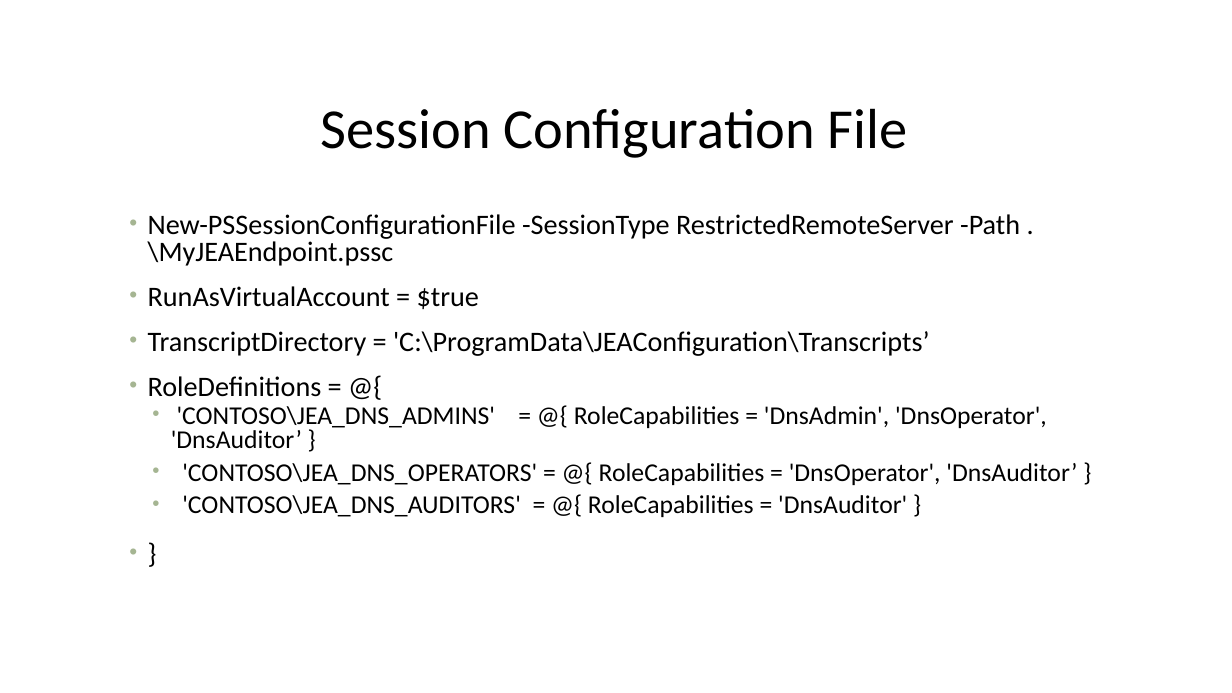
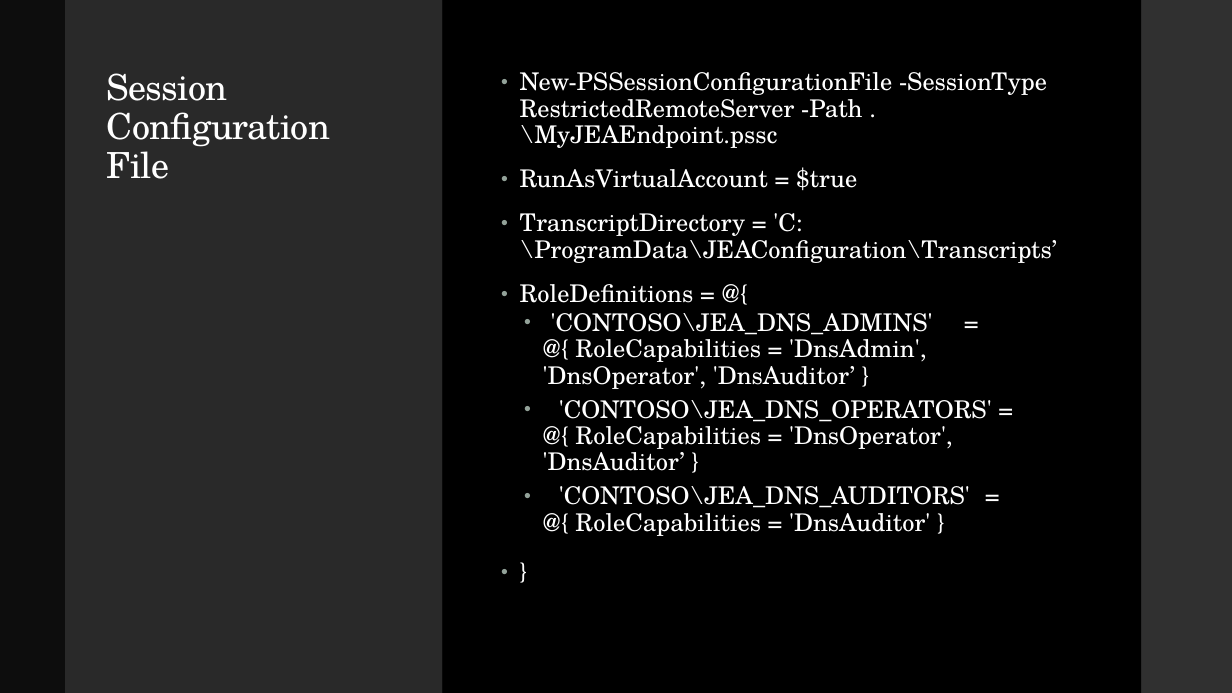
Before and after one commit to P0w3rChi3f/JEA-Just-Enough-Admin, a slide deck: slide 12 of Docs/PowerShell JEA.pptx. Drawn at 1232x693 pixels with LibreOffice and Linux fonts; fonts in the diff are those of the drawing; background and template pictures are left out. Boxes give left, top, right and bottom in pixels: in the first picture for what was removed or moved away, otherwise in the second. Text is boxed around its words. In the diff, an @@ line names an element or a change of style, - is before the commit and + after.

```diff
--- a/Docs/PowerShell JEA.pptx
+++ b/Docs/PowerShell JEA.pptx
@@ background #FFFFFF to #000000 @@
@@ rectangle added at (0,0,65,693), fill #0D0D0D @@
@@ rectangle added at (65,0,443,693), fill #292929 @@
@@ rectangle added at (443,0,1141,693), fill #000000 @@
@@ rectangle added at (1141,0,1232,693), fill #303030 @@
@@ text "Session Configuration File": place and size @@
-text "Session Configuration File" at (320,108,908,158)
+text "Session Configuration File" at (107,73,330,179)
@@ text "Session Configuration File" at (107,73,330,179): size 44 to 28 pt, font Calibri to TeX Gyre Schola, text colour #000000 to #FFFFFF, letter spacing 0 to -0.5 pt; alignment centre to left; more space between paragraphs; vertical alignment middle to top @@
@@ text "New-PSSessionConfigurationFile -SessionType RestrictedRemote ...": place and size @@
-text "New-PSSessionConfigurationFile -SessionType RestrictedRemote ..." at (148,214,1077,517)
+text "New-PSSessionConfigurationFile -SessionType RestrictedRemote ..." at (520,72,1057,536)
@@ text "New-PSSessionConfigurationFile -SessionType RestrictedRemote ..." at (520,72,1057,536): size 22 to 19 pt in "New-PSSessionConfigurationFile -SessionType RestrictedRemote ...", "RunAsVirtualAccount = $true", "TranscriptDirectory = 'C:\ProgramData\JEAConfiguration\Trans ...", "RoleDefinitions = @{" and 1 more places; font Calibri to TeX Gyre Schola, text colour #000000 to #FFFFFF; size 20 to 19 pt in "'CONTOSO\JEA_DNS_ADMINS' = @{ RoleCapabilities = 'DnsAdmin', ...", "'CONTOSO\JEA_DNS_OPERATORS' = @{ RoleCapabilities = 'DnsOper ...", "'CONTOSO\JEA_DNS_AUDITORS' = @{ RoleCapabilities = 'DnsAudit ..."; line spacing 0.8 to 0.9; bullet colour #A5B592 to #93A299 @@
```
Also in this commit, not shown: 16 other slides changed, 2 slides added, 2 slides removed, 1 other file.
